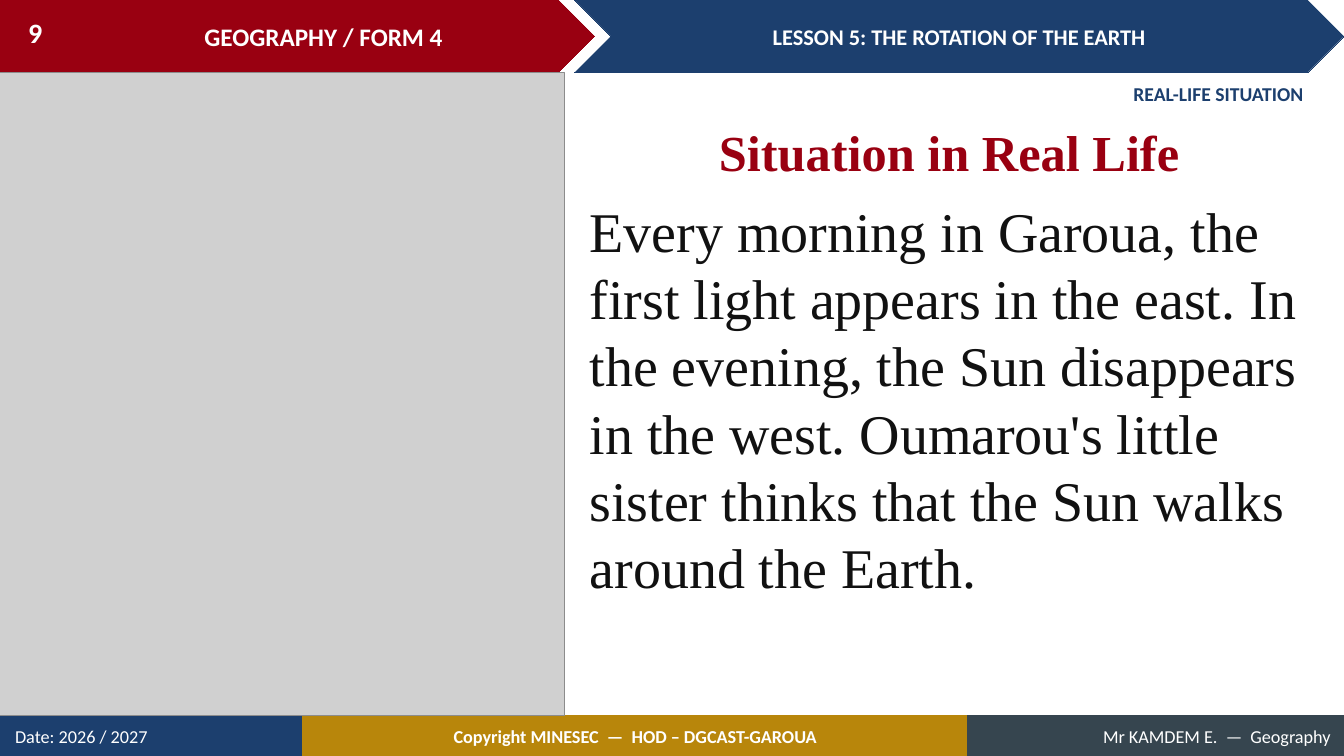
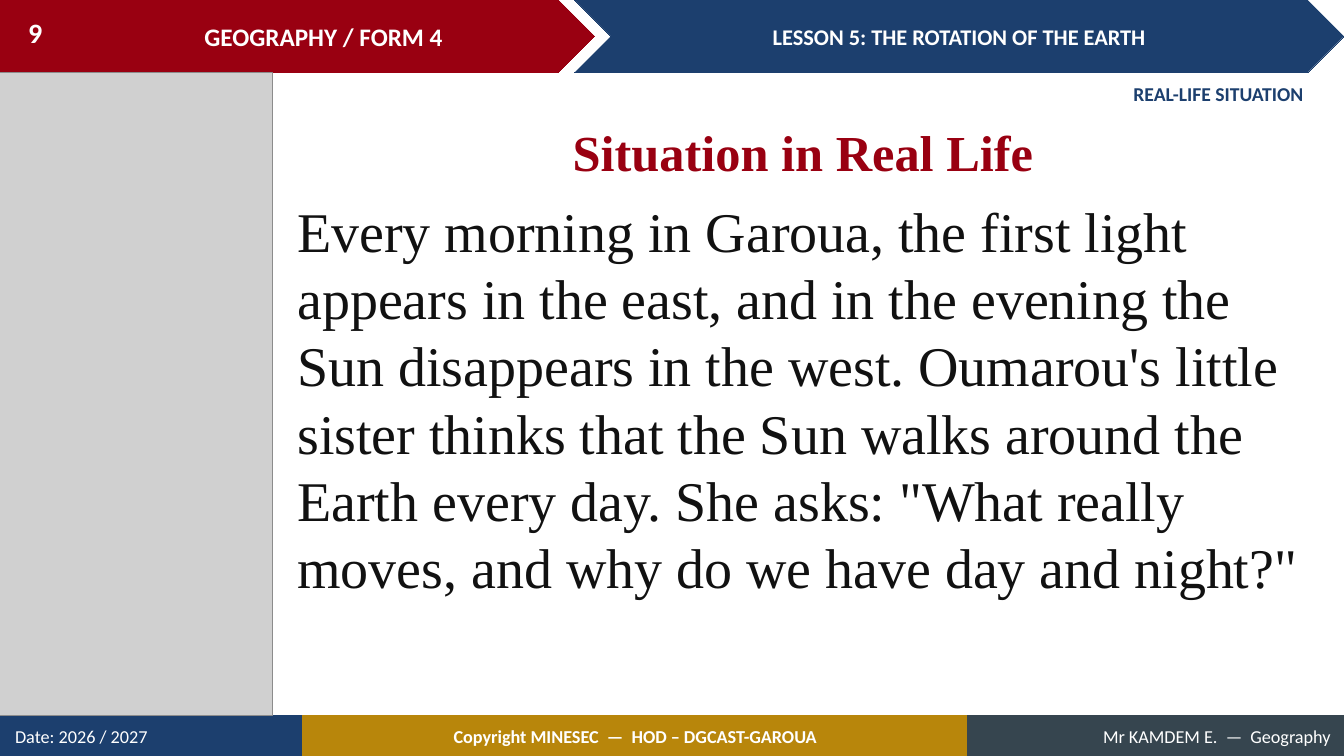
Before and after one commit to Berthautk/linea-github, a slide deck: slide 9 of lecons/F3/08_FORM4_LESSON05_Rotation_of_the_Earth.pptx. Drawn at 1344x756 pixels with LibreOffice and Linux fonts; fonts in the diff are those of the drawing; grey boxes stand for pictures. Boxes give left, top, right and bottom in pixels: in the first picture for what was removed or moved away, otherwise in the second. Text is boxed around its words. In the diff, an @@ line names an element or a change of style, - is before the commit and + after.

```diff
--- a/lecons/F3/08_FORM4_LESSON05_Rotation_of_the_Earth.pptx
+++ b/lecons/F3/08_FORM4_LESSON05_Rotation_of_the_Earth.pptx
@@ picture: place and size @@
-picture at (0,73,565,716)
+picture at (0,73,272,716)
@@ text "Situation in Real Life": place and size @@
-text "Situation in Real Life" at (719,135,1179,172)
+text "Situation in Real Life" at (573,135,1033,172)
@@ text at (297,212,1298,599): text changed @@
-Every morning in Garoua, the first light appears in the east. In the evening, the Sun disappears in the west. Oumarou's little sister thinks that the Sun walks around the Earth.
+Every morning in Garoua, the first light appears in the east, and in the evening the Sun disappears in the west. Oumarou's little sister thinks that the Sun walks around the Earth every day. She asks: "What really moves, and why do we have day and night?"
```
Also in this commit, not shown: 11 other slides changed, 5 slides added, 2 slides removed, 10 other files.
